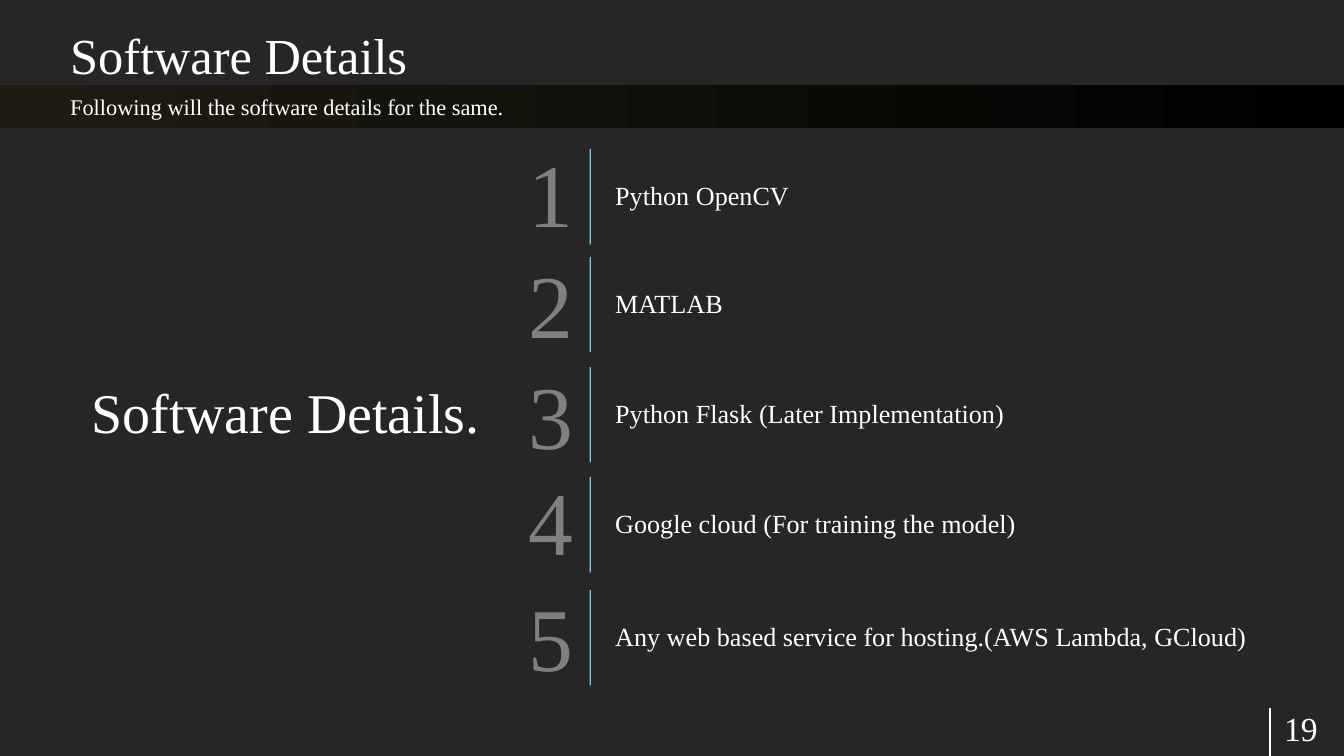
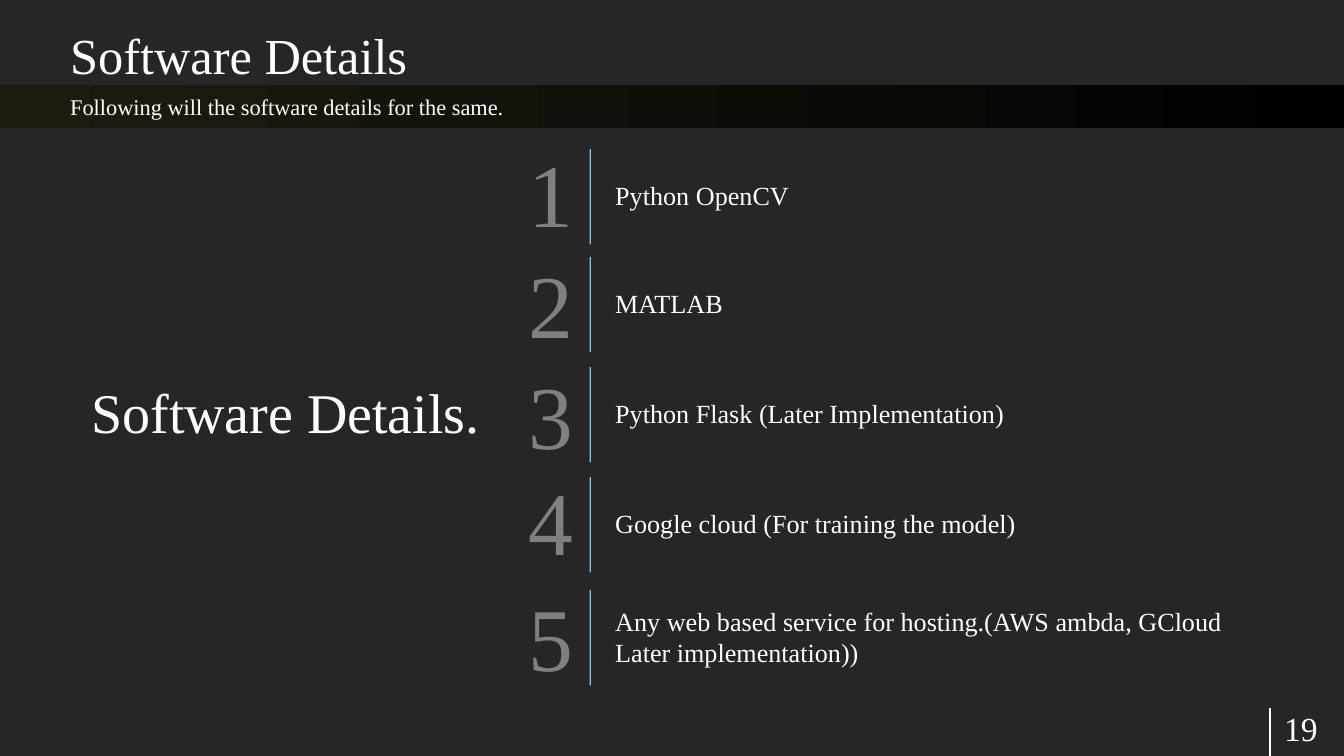
Before and after one commit to raghavddps2/Digital-Image-Processing-Project, a slide deck: slide 19 of Presentation/Digital Image Processing Project.pptx. Drawn at 1344x756 pixels with LibreOffice and Linux fonts; fonts in the diff are those of the drawing. Boxes give left, top, right and bottom in pixels: in the first picture for what was removed or moved away, otherwise in the second. Text is boxed around its words. In the diff, an @@ line names an element or a change of style, - is before the commit and + after.

```diff
--- a/Presentation/Digital Image Processing Project.pptx
+++ b/Presentation/Digital Image Processing Project.pptx
@@ text at [615,612,1221,668]: text changed @@
-Any web based service for hosting.(AWS Lambda, GCloud)
+Any web based service for hosting.(AWS ambda, GCloud Later implementation))
```
Also in this commit, not shown: 7 other slides changed, 8 slides added, 20 other files.
